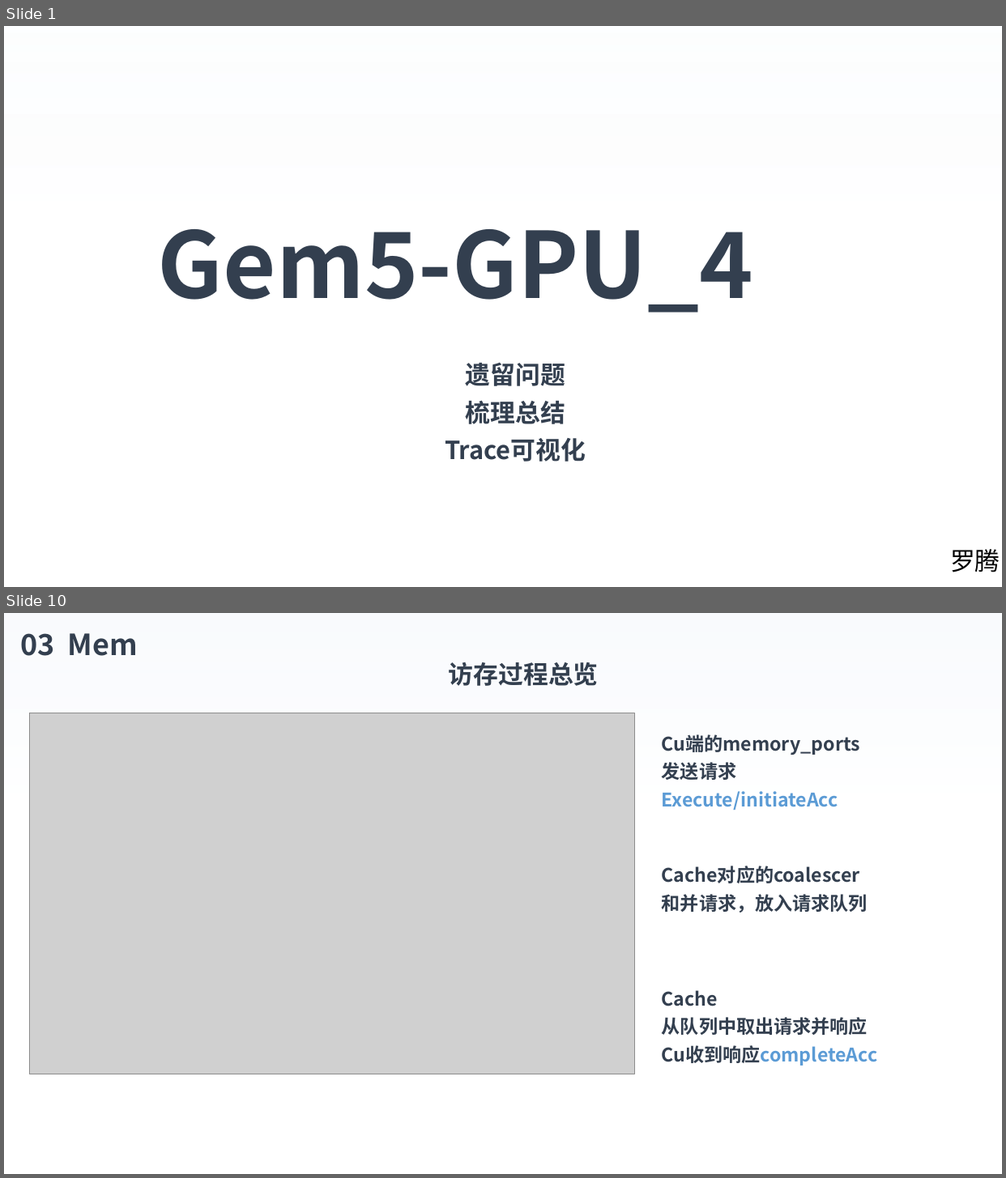
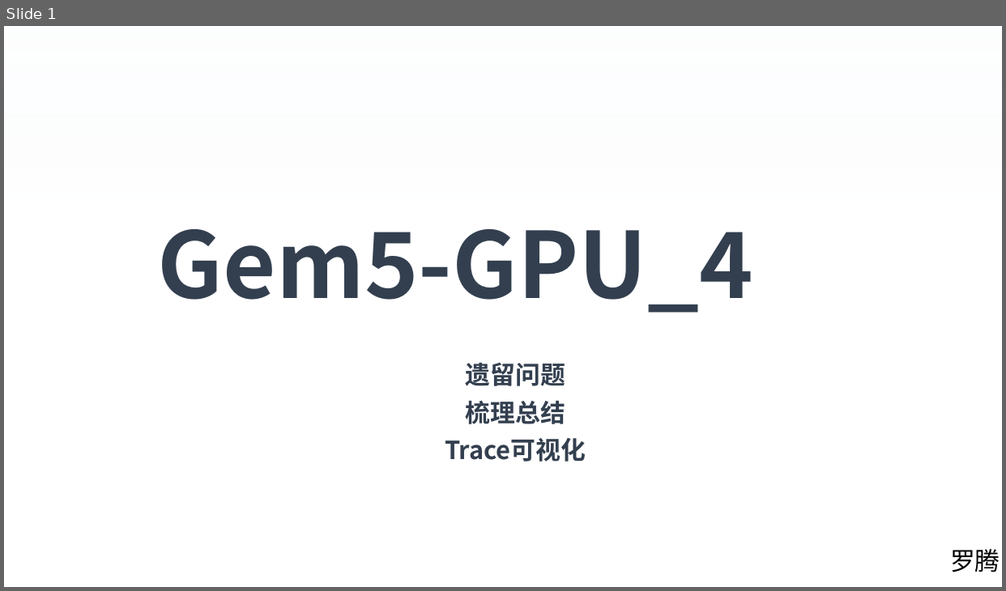
Before and after one commit to luot-ai/workspace, a slide deck: AA/gpu/GEM5/PPT/Gem5-GPU_4.pptx. Shown one above the other, each under a label of ours: slides 1 and 10 before the commit, slide 1 after it; the slides between them are not shown. The pictures are 1006x1178 and 1006x591 pixels, drawn with LibreOffice and Linux fonts; fonts in the diff are those of the drawing; grey boxes stand for pictures; background and template pictures are left out. Boxes give left, top, right and bottom in pixels: in the first picture for what was removed or moved away, otherwise in the second. Text is boxed around its words. In the diff, an @@ line names an element or a change of style, - is before the commit and + after.

```diff
--- a/AA/gpu/GEM5/PPT/Gem5-GPU_4.pptx
+++ b/AA/gpu/GEM5/PPT/Gem5-GPU_4.pptx
@@ slide 10 removed at (4, 613, 1002, 1174), background picture (left out) @@
@@ rectangle removed at (4, 613, 1002, 1174) @@
@@ text removed at (20, 633, 138, 656) @@
-03 Mem
@@ text removed at (449, 662, 599, 686) @@
-访存过程总览
@@ picture removed at (29, 713, 634, 1074) @@
@@ text removed at (662, 735, 860, 810) @@
-Cu端的memory_ports
-发送请求
-Execute/initiateAcc
@@ text removed at (662, 866, 867, 913) @@
-Cache对应的coalescer
-和并请求，放入请求队列
@@ text removed at (662, 990, 878, 1066) @@
-Cache
-从队列中取出请求并响应
-Cu收到响应completeAcc
```
Also in this commit, not shown: 1 slide changed, 13 slides added, 20 other slides removed, 2 other files.
